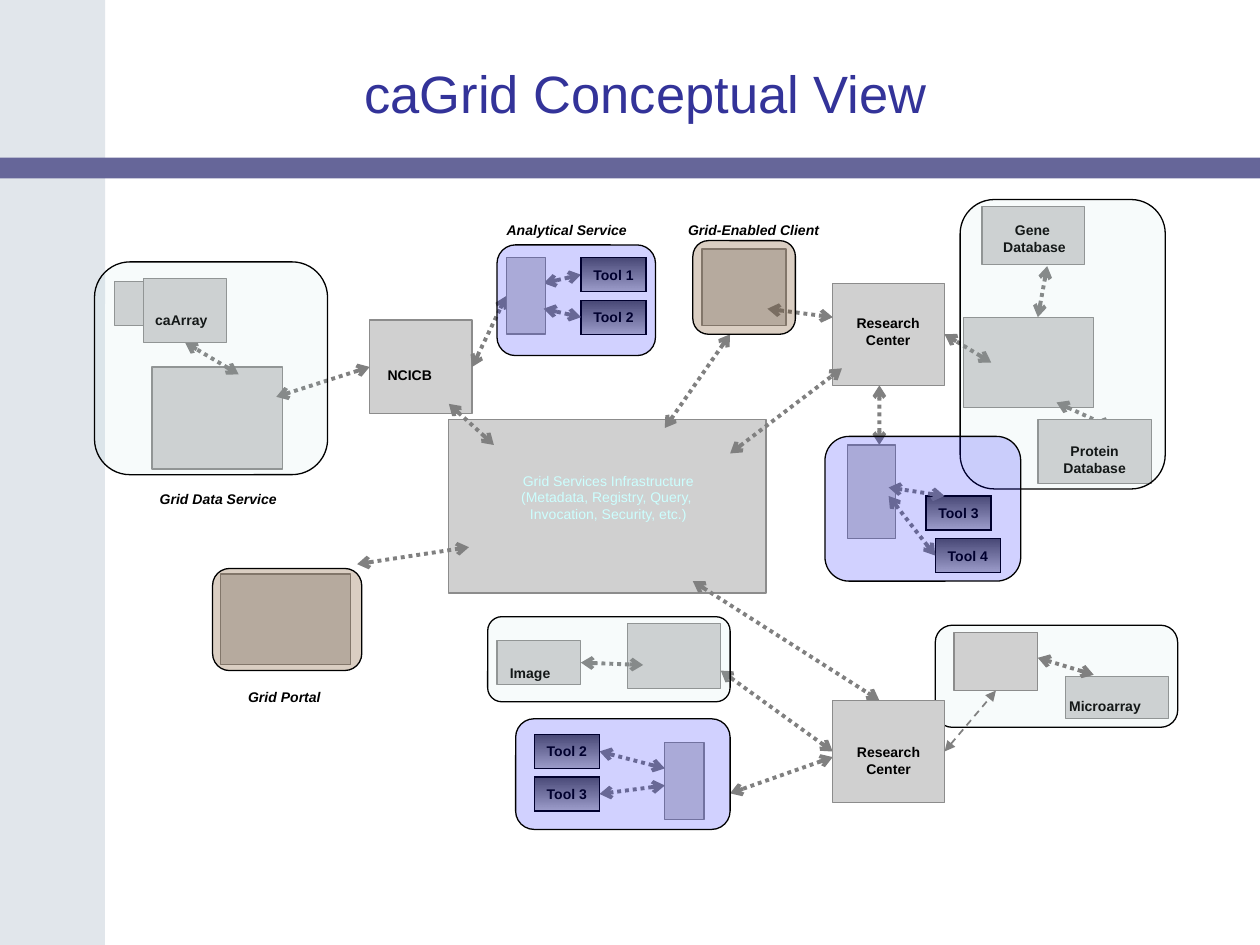
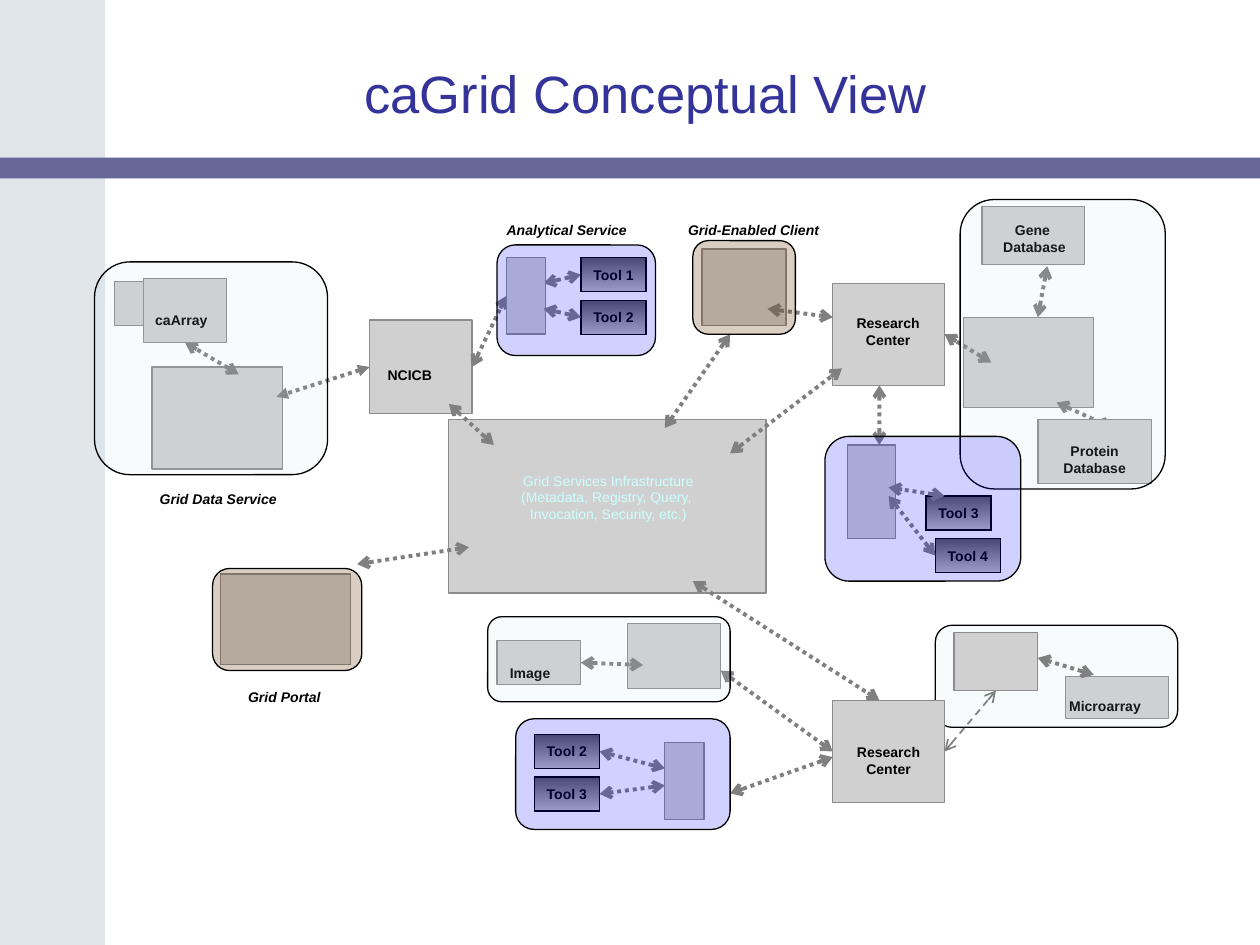
Before and after one commit to NCIP/cagrid-docs, a slide deck: slide 6 of docs/DataService/Slides/caGrid-1.0-Data-Services-20060605.ppt. Drawn at 1260x945 pixels with LibreOffice and Linux fonts; fonts in the diff are those of the drawing; grey boxes stand for pictures; background and template pictures are left out. Boxes give left, top, right and bottom in pixels: in the first picture for what was removed or moved away, otherwise in the second. Text is boxed around its words. In the diff, an @@ line names an element or a change of style, - is before the commit and + after.

```diff
--- a/docs/DataService/Slides/caGrid-1.0-Data-Services-20060605.ppt
+++ b/docs/DataService/Slides/caGrid-1.0-Data-Services-20060605.ppt
@@ double arrow (369, 367) - (276, 397): arrowheads changed @@
@@ double arrow (945, 751) - (995, 690): arrowheads changed @@
```
Also in this commit, not shown: 3 slides removed.
